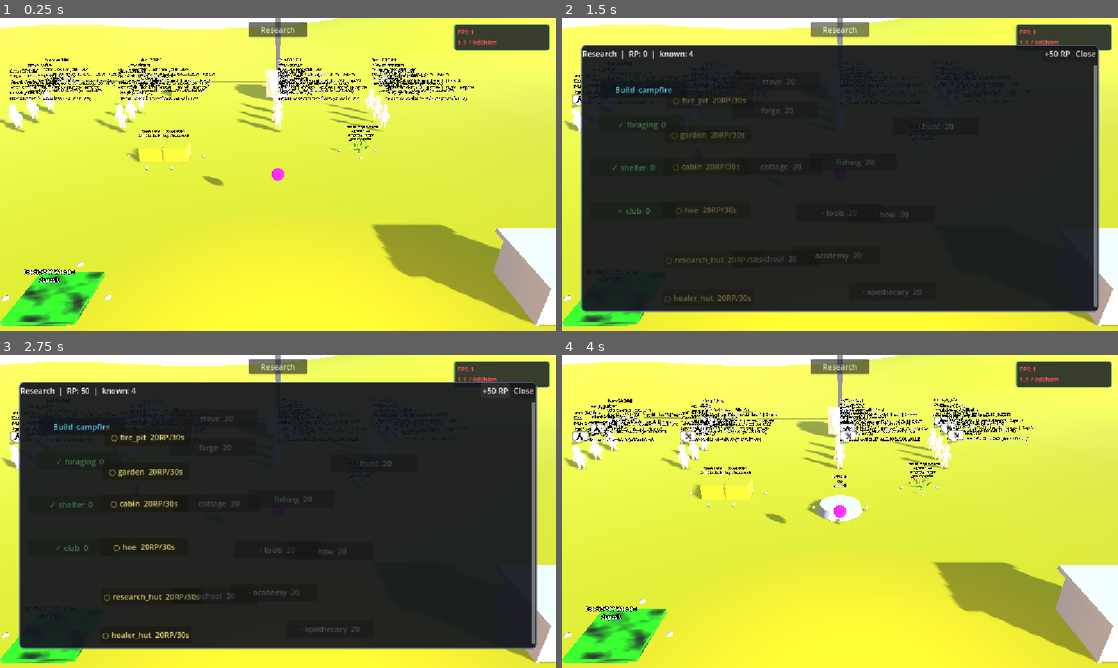
Above: before the commit, frames 1-4 (two rows, left to right).
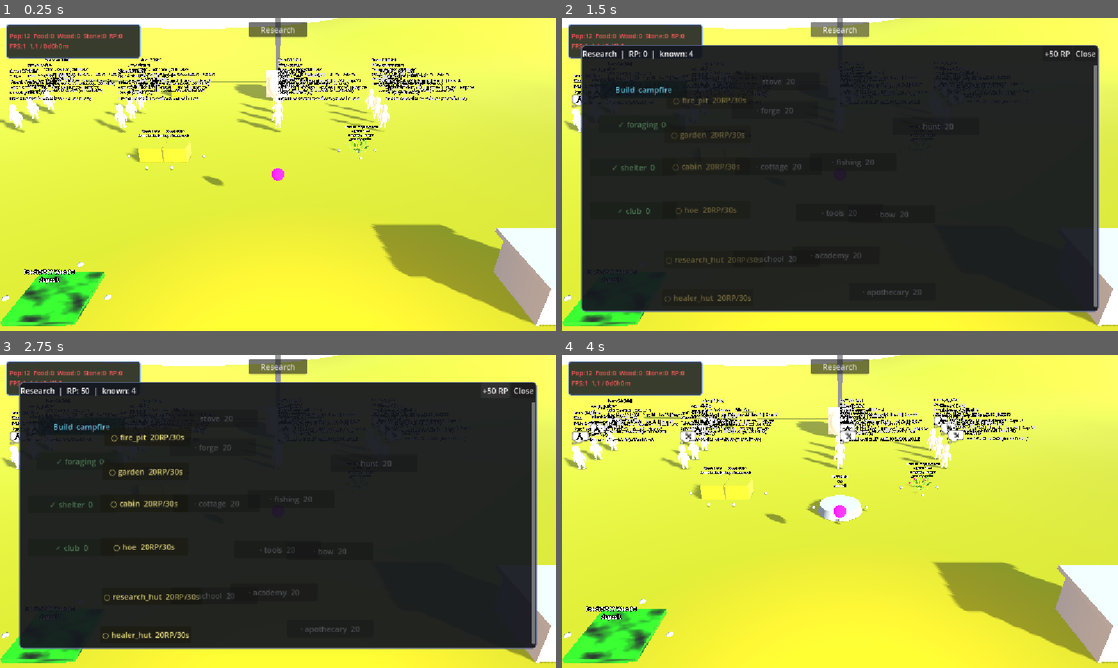
Above: after the commit, the same moments.

Repository: snowydad/Tribe
Game: Godot game, scene res://src/main/main.tscn
Two runs of this game, one before a commit and one after it. Both use one fixed random seed, a clock stepped at 60 frames per second and the inputs below. The project has no main scene, so this scene is started directly.
Inputs (mouse positions are in pixels of both pictures, inside the frame that each line leads up to):
- Up to frame 1 (0.25 s): no input
- Up to frame 2 (1.5 s): tap Enter at 0.5 s; move the mouse to (962, 158) at 0.52 s; hold D 0.53-1.25 s; tap 0 at 0.6 s; click (962, 158) at 0.67 s; click "Research" at 1.25 s
- Up to frame 3 (2.75 s): click "+50 RP" at 2 s
- Up to frame 4 (4 s): click "Build campfire" at 2.75 s; click "Build here y=1.3" at 3.5 s

The runs differ from the first frame. In frame 1, 4.2% of the frame differs, in the area x 1-99%, y 2-14%; in frame 2, 2.9%; in frame 3, 2.9%; in frame 4, 4.2%.

Commit message:
UI Status panel

Diff:
--- a/src/main/main.gd
+++ b/src/main/main.gd
@@ -5,6 +5,7 @@
 extends Node3D
 
 const TechTreePanelScript = preload("res://src/ui/TechTreePanel.gd")
+const ResourcesPanelScript = preload("res://src/ui/ResourcesPanel.gd")
 const BuildPlacementScript = preload("res://src/main/BuildPlacement.gd")
 const CampfireScene = preload("res://src/environment/campfire.tscn")
 
@@ -12,6 +13,7 @@
 @onready var camera_anchor: Node3D = $CameraAnchor
 @onready var ui_layer: CanvasLayer = $UI
 @onready var char_panel: PanelContainer = $UI/CharacterInfoPanel
+var _resources_panel: PanelContainer
 
 var _tech_panel: PanelContainer
 var _research_btn: Button
@@ -22,8 +24,22 @@
 	print("[Main] World scene ready.")
 	if player_input and player_input.has_signal("selection_changed"):
 		player_input.selection_changed.connect(_on_selection_changed)
+	_setup_resources_panel()
 	_setup_research_ui()
 	_setup_build_placement()
+
+
+func _setup_resources_panel() -> void:
+	if ui_layer == null:
+		return
+	var existing = ui_layer.get_node_or_null("ResourcesPanel")
+	if existing:
+		_resources_panel = existing as PanelContainer
+		return
+	_resources_panel = PanelContainer.new()
+	_resources_panel.name = "ResourcesPanel"
+	_resources_panel.set_script(ResourcesPanelScript)
+	ui_layer.add_child(_resources_panel)
 
 
 func _on_selection_changed(node) -> void:
--- a/src/ui/CharacterInfoPanel.gd
+++ b/src/ui/CharacterInfoPanel.gd
@@ -1,6 +1,6 @@
 # ==============================================================================
-# CharacterInfoPanel.gd — HUD: FPS + время + инфо выбранного перса
-# ОБНОВЛЕНО: 2026-10-28 — character OR worksite in selection block
+# CharacterInfoPanel.gd — selection only (char/object)
+# ОБНОВЛЕНО: 2026-10-28 — FPS/resources → ResourcesPanel
 # res://src/ui/CharacterInfoPanel.gd
 # ==============================================================================
 extends PanelContainer
@@ -55,6 +55,7 @@
 	offset_top = margin.y
 	offset_right = -margin.x
 	offset_bottom = margin.y + panel_size.y
+	visible = _selected != null
 	if _label:
 		_label.vertical_alignment = VERTICAL_ALIGNMENT_TOP
 		_label.horizontal_alignment = HORIZONTAL_ALIGNMENT_LEFT
@@ -90,27 +91,14 @@
 func _update_text() -> void:
 	if _label == null:
 		return
-	var fps := Engine.get_frames_per_second()
-	var year_month := "1.1"
-	var time_str := "0d0h0m"
-	if TimeManager:
-		if TimeManager.has_method("get_display_year_month"):
-			year_month = TimeManager.get_display_year_month()
-		else:
-			year_month = str(TimeManager.current_year)
-		time_str = _format_game_duration()
-	var text := "FPS:%d\n%s / %s" % [fps, year_month, time_str]
 	var info_block := _format_selection_block()
-	if info_block != "":
-		text += "\n" + info_block
-	_label.text = text
-	if fps < 30:
-		_label.modulate = Color(1.0, 0.35, 0.35)
-	elif fps < 50:
-		_label.modulate = Color(1.0, 0.85, 0.3)
-	else:
-		_label.modulate = Color(0.7, 1.0, 0.7)
-
+	if info_block == "":
+		_label.text = ""
+		visible = false
+		return
+	visible = true
+	_label.text = info_block
+	_label.modulate = Color(0.7, 1.0, 0.7)
 func _format_selection_block() -> String:
 	if _selected == null or not is_instance_valid(_selected):
 		return ""
--- /dev/null
+++ b/src/ui/ResourcesPanel.gd
@@ -0,0 +1,150 @@
+# ==============================================================================
+# ResourcesPanel.gd — top-left: pop / food / wood / stone / RP + FPS + time
+# ОБНОВЛЕНО: 2026-10-28 — split from CharacterInfoPanel
+# ==============================================================================
+extends PanelContainer
+
+@export var refresh_interval: float = 0.35
+@export var margin: Vector2 = Vector2(12, 12)
+@export var panel_size: Vector2 = Vector2(280, 72)
+
+var _label: Label
+var _timer: float = 0.0
+
+
+func _ready() -> void:
+	_apply_layout()
+	_build_style()
+	_build_label()
+	get_viewport().size_changed.connect(_apply_layout)
+	_update_text()
+
+
+func _process(delta: float) -> void:
+	_timer += delta
+	if _timer < refresh_interval:
+		return
+	_timer = 0.0
+	_update_text()
+
+
+func _apply_layout() -> void:
+	# top-left
+	anchor_left = 0.0
+	anchor_top = 0.0
+	anchor_right = 0.0
+	anchor_bottom = 0.0
+	grow_horizontal = Control.GROW_DIRECTION_END
+	grow_vertical = Control.GROW_DIRECTION_END
+	offset_left = margin.x
+	offset_top = margin.y
+	offset_right = margin.x + panel_size.x
+	offset_bottom = margin.y + panel_size.y
+
+
+func _build_style() -> void:
+	var style := StyleBoxFlat.new()
+	style.bg_color = Color(0.08, 0.1, 0.14, 0.85)
+	style.border_color = Color(0.55, 0.7, 0.9, 0.9)
+	style.set_border_width_all(2)
+	style.set_corner_radius_all(6)
+	style.set_content_margin_all(8)
+	add_theme_stylebox_override("panel", style)
+
+
+func _build_label() -> void:
+	_label = get_node_or_null("ResLabel") as Label
+	if _label == null:
+		_label = Label.new()
+		_label.name = "ResLabel"
+		add_child(_label)
+	_label.horizontal_alignment = HORIZONTAL_ALIGNMENT_LEFT
+	_label.vertical_alignment = VERTICAL_ALIGNMENT_TOP
+	_label.set_anchors_and_offsets_preset(Control.PRESET_FULL_RECT)
+	_label.autowrap_mode = TextServer.AUTOWRAP_OFF
+	_label.add_theme_font_size_override("font_size", 13)
+	_label.mouse_filter = Control.MOUSE_FILTER_IGNORE
+
+
+func _update_text() -> void:
+	if _label == null:
+		return
+	var pop := _count_population()
+	var food := 0
+	var wood := 0
+	var stone := 0
+	var stocks := _sum_storage()
+	food = int(stocks.get("food", 0))
+	wood = int(stocks.get("wood", 0))
+	stone = int(stocks.get("stone", 0))
+	var rp: float = 0.0
+	if TechTree:
+		rp = float(TechTree.research_points)
+
+	var fps := Engine.get_frames_per_second()
+	var year_month := "1.1"
+	var time_str := "0d0h0m"
+	if TimeManager:
+		if TimeManager.has_method("get_display_year_month"):
+			year_month = TimeManager.get_display_year_month()
+		else:
+			year_month = str(TimeManager.current_year)
+		time_str = _format_game_duration()
+
+	# line1 resources, line2 time/fps
+	_label.text = "Pop:%d  Food:%d  Wood:%d  Stone:%d  RP:%.0f\nFPS:%d  %s / %s" % [
+		pop, food, wood, stone, rp, fps, year_month, time_str
+	]
+	if fps < 30:
+		_label.modulate = Color(1.0, 0.35, 0.35)
+	elif fps < 50:
+		_label.modulate = Color(1.0, 0.85, 0.3)
+	else:
+		_label.modulate = Color(0.75, 0.9, 1.0)
+
+
+func _count_population() -> int:
+	var tree := get_tree()
+	if tree == null:
+		return 0
+	var n: int = 0
+	for c in tree.get_nodes_in_group("character"):
+		if c == null or not is_instance_valid(c):
+			continue
+		# dead?
+		if "current_state" in c and int(c.current_state) == 7:
+			continue
+		if "data" in c and c.data != null and "health" in c.data and float(c.data.health) <= 0.0:
+			continue
+		n += 1
+	return n
+
+
+func _sum_storage() -> Dictionary:
+	var food := 0
+	var wood := 0
+	var stone := 0
+	var tree := get_tree()
+	if tree == null:
+		return {"food": 0, "wood": 0, "stone": 0}
+	for s in tree.get_nodes_in_group("storage"):
+		if s == null or not is_instance_valid(s):
+			continue
+		if "stored_food" in s:
+			food += int(s.stored_food)
+		if "stored_wood" in s:
+			wood += int(s.stored_wood)
+		if "stored_stone" in s:
+			stone += int(s.stored_stone)
+	return {"food": food, "wood": wood, "stone": stone}
+
+
+func _format_game_duration() -> String:
+	var total_sec: float = 0.0
+	if TimeManager:
+		if TimeManager.has_method("get_total_game_seconds"):
+			total_sec = TimeManager.get_total_game_seconds()
+		elif TimeManager.has_method("get_total_game_minutes"):
+			total_sec = float(TimeManager.get_total_game_minutes()) * 60.0
+	var sec_i: int = maxi(int(total_sec), 0)
+	return "%dd%dh%dm" % [sec_i / 86400, (sec_i % 86400) / 3600, (sec_i % 3600) / 60]
Not shown, added: src/ui/ResourcesPanel.gd.uid
